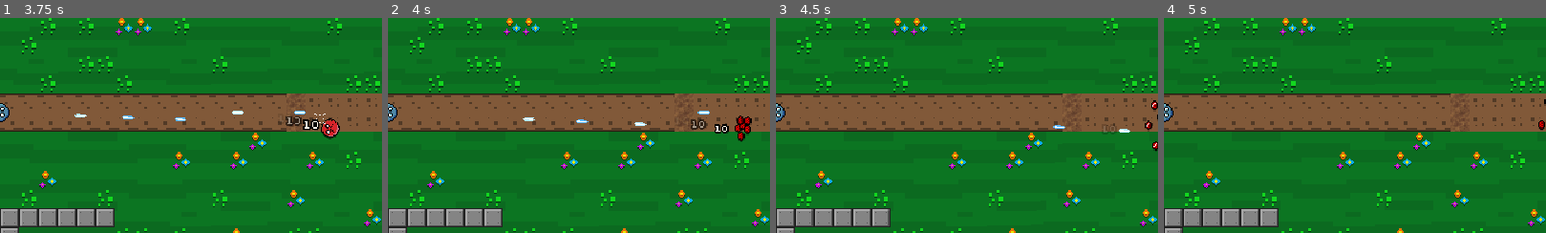
Above: before the commit, frames 1-4 (left to right).
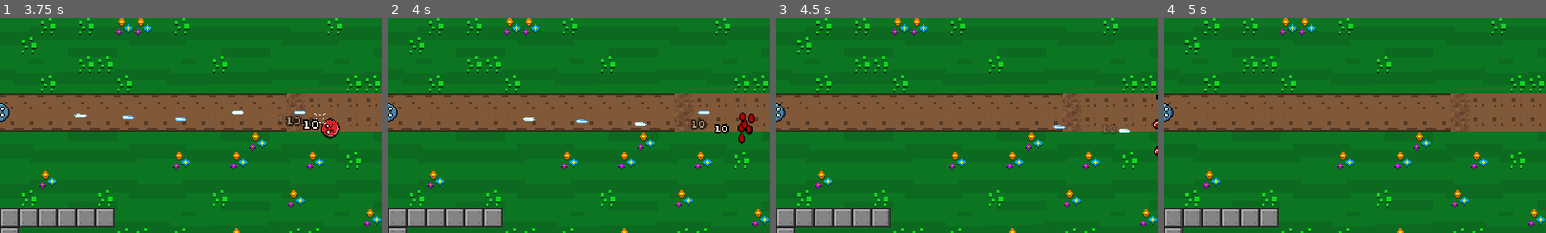
Above: after the commit, the same moments.

Repository: veprogames/top-down-incremental
Game: Godot game, scene res://main_menu/main_menu.tscn
Two runs of this game, one before a commit and one after it. Both use one fixed random seed, a clock stepped at 60 frames per second and the inputs below.
Inputs (mouse positions are % of the whole screen's width and height, from its top left):
- Up to frame 1 (3.75 s): click "Play" at 0.5 s; move the mouse to (55, 50) at 1.27 s; move the mouse to (45, 50) at 2.02 s; hold Escape (game_back) 2.03-2.75 s; click "Continue" at 2.75 s; move the mouse to (52, 48) at 3.52 s
- Up to frame 2 (4 s): no input
- Up to frame 3 (4.5 s): move the mouse to (49, 52) at 4.27 s
- Up to frame 4 (5 s): no input
The pictures show only the part of the screen within x 50-100%, y 28-78%; the shares and areas given below are measured in that part.

Frame 1 is identical in both runs. In frame 2, 0.4% of the frame differs, in the area x 90-96%, y 44-59%; in frame 3, 0.3%; in frame 4, less than 0.1%.

Commit message:
tweak magnet strength and gem drop start velocity

Diff:
--- a/enemy/enemy.gd
+++ b/enemy/enemy.gd
@@ -97,10 +97,10 @@
 func spawn_gems() -> void:
 	var count: int = randi_range(4, 8)
 	for i: int in count:
-		var vel: Vector2 = velocity.normalized() * randf_range(30, 70)
+		var vel: Vector2 = velocity.normalized() * randf_range(60, 80)
 		vel += velocity * randf_range(0.5, 1.5)
 		vel *= -1
-		vel = vel.rotated(randf_range(-PI / 6, PI / 6))
+		vel = vel.rotated(randf_range(-PI / 5, PI / 5))
 
 		var gem: Gem = Gem.create_with_velocity(color, vel)
 		gem.position = global_position
--- a/gem/gem.gd
+++ b/gem/gem.gd
@@ -34,7 +34,7 @@
 
 	if is_instance_valid(magnet):
 		var distance: Vector2 = magnet.global_position - global_position
-		var speed: float = 20000.0 / distance.length_squared()
+		var speed: float = 50_000.0 / distance.length_squared()
 		velocity += (distance).normalized() * speed
 
 	velocity = velocity.lerp(Vector2.ZERO, FRICTION * delta)
